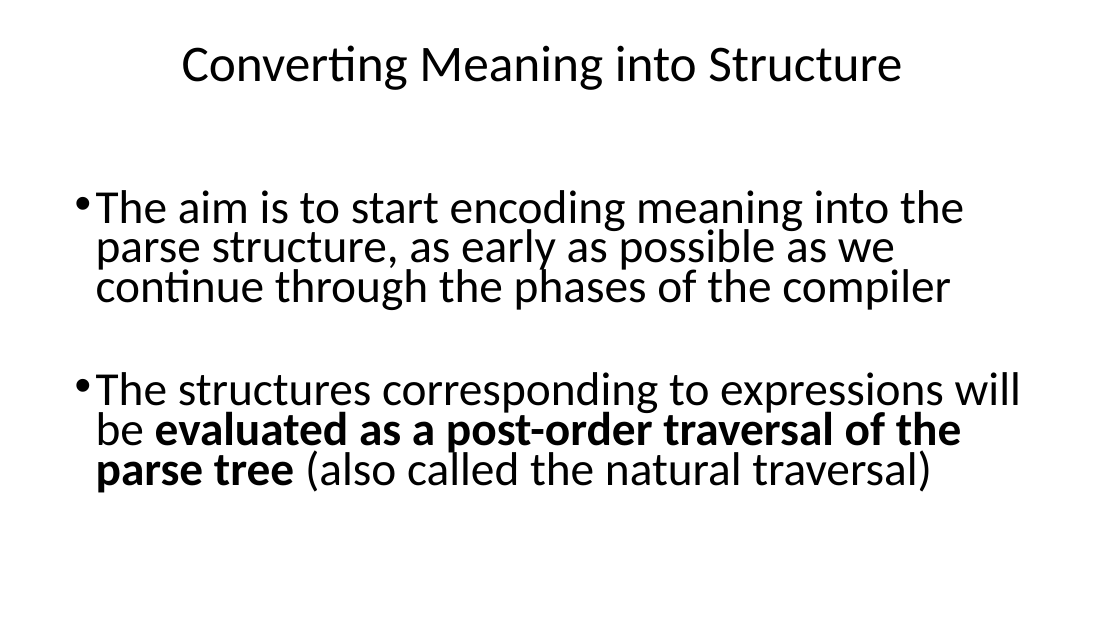
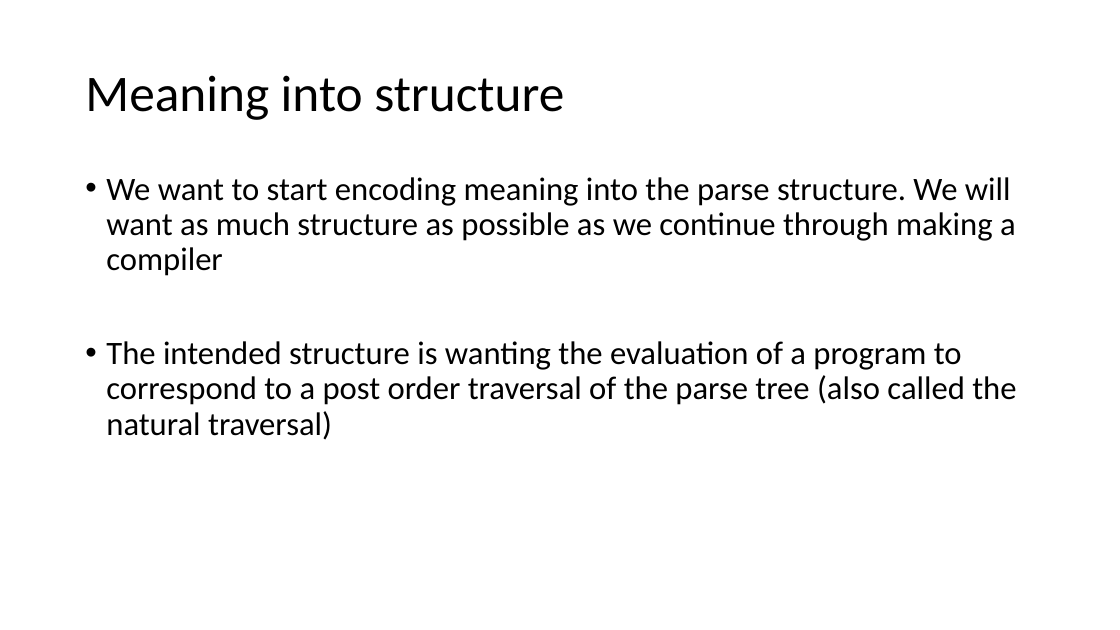
Before and after one commit to siero/CSE110A-W26, a slide deck: slide 52 of PDFS/C110-07A-CFG-Ambig-rev3.pptx (slide 48 before the commit). Drawn at 1120x630 pixels with LibreOffice and Linux fonts; fonts in the diff are those of the drawing. Boxes give left, top, right and bottom in pixels: in the first picture for what was removed or moved away, otherwise in the second. Text is boxed around its words. In the diff, an @@ line names an element or a change of style, - is before the commit and + after.

```diff
--- a/PDFS/C110-07A-CFG-Ambig-rev3.pptx
+++ b/PDFS/C110-07A-CFG-Ambig-rev3.pptx
@@ title at [85, 75, 564, 120]: text changed @@
-Converting Meaning into Structure
+Meaning into structure
@@ text at [106, 177, 1016, 440]: text changed; size 40.6 to 28 pt @@
-• The aim is to start encoding meaning into the parse structure, as early as possible as we continue through the phases of the compiler
-• The structures corresponding to expressions will be evaluated as a post-order traversal of the parse tree (also called the natural traversal)
+• We want to start encoding meaning into the parse structure. We will want as much structure as possible as we continue through making a compiler
+• The intended structure is wanting the evaluation of a program to correspond to a post order traversal of the parse tree (also called the natural traversal)
```
Also in this commit, not shown: 13 other slides changed, 2 slides added, 7 slides removed, 1 other file.
